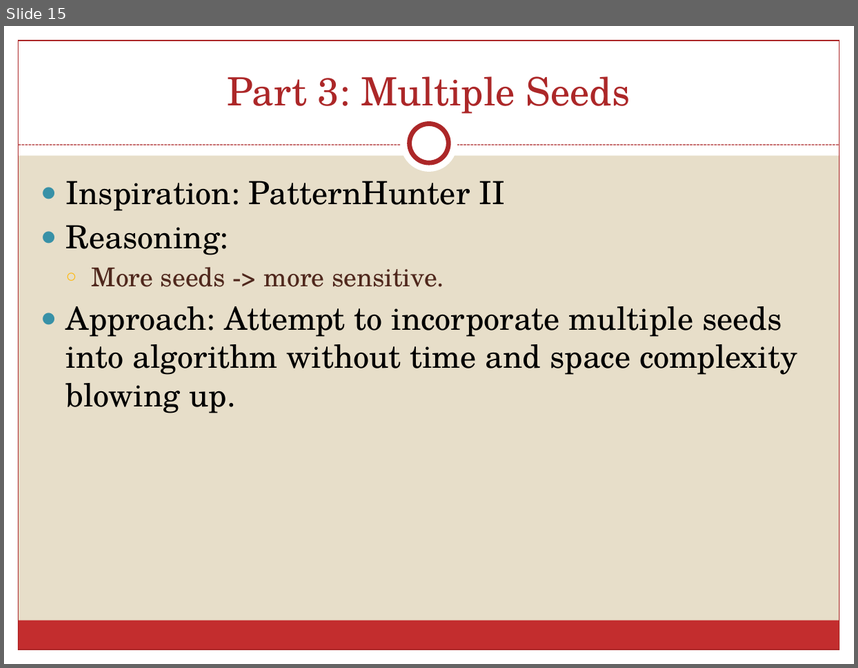
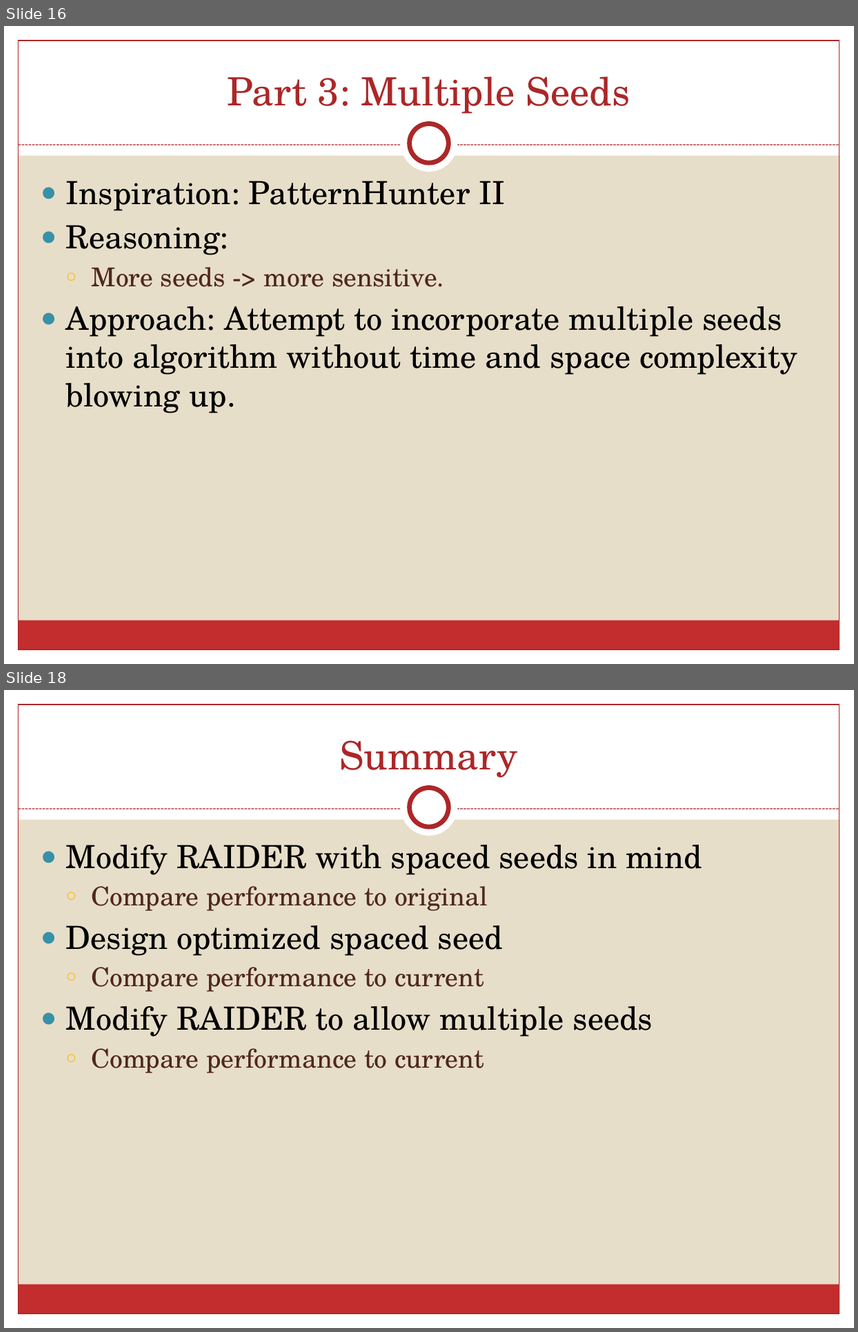
Before and after one commit to schaefce/proposal, a slide deck: SchaefferProposal.pptx. Shown one above the other, each under a label of ours: slide 15 before the commit, slides 16 and 18 after it; the slides between them are not shown. The pictures are 858x668 and 858x1332 pixels, drawn with LibreOffice and Linux fonts; fonts in the diff are those of the drawing. Boxes give left, top, right and bottom in pixels: in the first picture for what was removed or moved away, otherwise in the second. Text is boxed around its words. In the diff, an @@ line names an element or a change of style, - is before the commit and + after.

```diff
--- a/SchaefferProposal.pptx
+++ b/SchaefferProposal.pptx
@@ slide 18 added at (4,690,854,1328), background #E7DEC9; not listed: 9 template elements that a slide beside it also shows @@
@@ title added at (339,740,517,778), 33 pt, text #AC2829 @@
+Summary
@@ text added at (66,845,702,1073), 27 pt, text #000000 @@
+● Modify RAIDER with spaced seeds in mind
+  ○ Compare performance to original
+● Design optimized spaced seed
+  ○ Compare performance to current
+● Modify RAIDER to allow multiple seeds
+  ○ Compare performance to current
@@ what was slide 15 is now slide 16 @@
```
Also in this commit, not shown: 10 slides changed, 1 other slide added, 10 other files.
